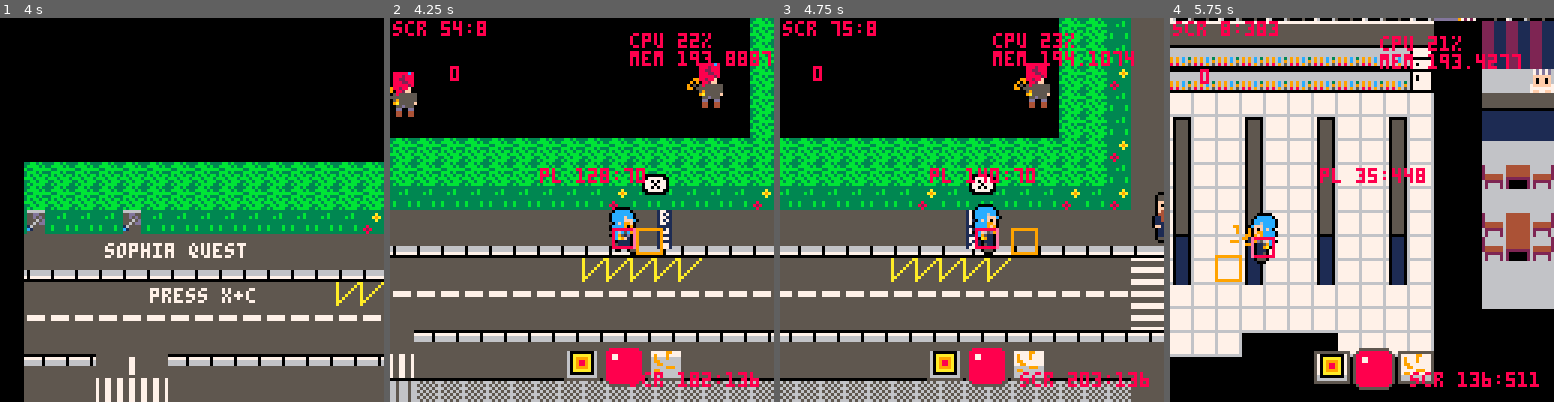
Above: before the commit, frames 1-4 (left to right).
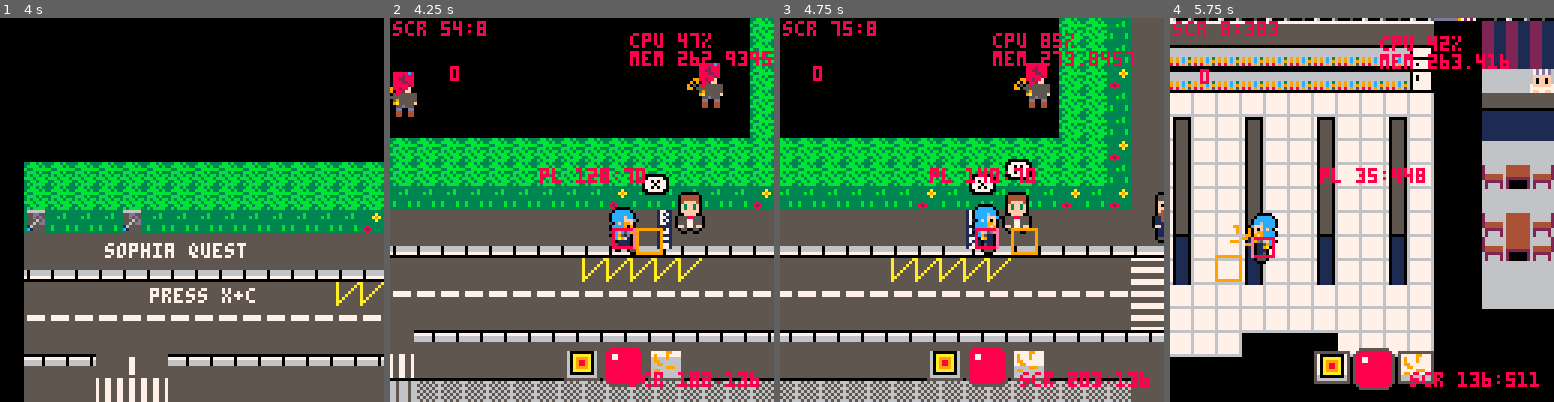
Above: after the commit, the same moments.

Repository: JasonHaenlin/pico-8-sophiaquest
Game: PICO-8 cartridge sophiaquest.p8
Two runs of this game, one before a commit and one after it. Both use one fixed random seed, a clock stepped at 60 frames per second and the inputs below.
Inputs:
- Up to frame 1 (4 s): tap X (X key) at 0.33, 1.07, 1.85, 2.97 s; tap O (Z key) at 0.7, 1.7, 2.1, 2.5, 2.9, 3.3, 3.7 s; hold Right 1.6-2.1 s; hold Up 2.15-2.42 s; hold Right 2.47-3.03 s; hold Left 3.08-3.58 s; hold Down 3.63-3.97 s
- Up to frame 2 (4.25 s): hold Right from 4.02 s (still down); tap X (X key) at 4.08 s; tap O (Z key) at 4.1 s
- Up to frame 3 (4.75 s): tap O (Z key) at 4.5 s; release Right at 4.68 s; hold Up from 4.73 s (still down)
- Up to frame 4 (5.75 s): tap O (Z key) at 4.9, 5.3, 5.7 s; release Up at 5.03 s; hold Left 5.08-5.68 s; tap X (X key) at 5.2 s; hold Down from 5.73 s (still down)

Frame 1 is identical in both runs. In frame 2, 0.8% of the frame differs, in the area x 74-100%, y 3-57%; in frame 3, 1.1%, in the area x 57-92%, y 4-57%; in frame 4, 0.3%.

Commit message:
all dialogues but character and positions are not good for now

Diff:
--- a/sophiaquest.p8
+++ b/sophiaquest.p8
@@ -317,6 +317,155 @@
    newdialog("hey5 ❎",trigger(200, trig_time)),
    newdialog("hey6 ❎",trigger(200, trig_time)),
   })
+
+  local npc_busstop_man_biot = {}
+  npc_busstop_man_biot = make_npc(150,66,140)
+  npc_busstop_man_biot:create_dialogs({
+    newdialog("que… quoi ? ❎",trigger(200, trig_time)),
+    newdialog("vous arrivez a sophia sans aucune competence ?! ❎",trigger(200, trig_time)),
+    newdialog("vous devez avoir beaucoup de courage… ❎",trigger(200, trig_time)),
+    newdialog("ou de betise… ❎",trigger(200, trig_time)),
+    newdialog("pour survivre ici, il va vous falloir vous faire une place parmi les entreprises. ❎",trigger(200, trig_time)),
+    newdialog("et elles sont implacables. ❎",trigger(200, trig_time)),
+    newdialog("le coin grouille de recruteurs qui sont prets à vous faire passer des entretiens en pleine rue. ❎",trigger(200, trig_time)),
+    newdialog("sans competences, vous ne tiendrez pas 2h ici. ❎",trigger(200, trig_time)),
+    newdialog("je vous conseille de vous diriger vers l/'ecole qui est juste de l/'autre cote de cette route. ❎",trigger(200, trig_time)),
+    newdialog("sophiatech je crois que ca s/'appelle. ❎",trigger(200, trig_time)),
+    newdialog("la-bas, vous devriez en apprendre assez pour survivre ici assez longtemps. ❎",trigger(200, trig_time)),
+    newdialog("le directeur de l/'ecole se trouve juste apres l/'entree. ❎",trigger(200, trig_time)),
+    newdialog("ah ! et ne pensez meme pas aller vers l/'est si vous n/'etes pas prete. ❎",trigger(200, trig_time)),
+    newdialog("il y a des recruteurs sans vergogne qui rodent dans ces environs. ❎",trigger(200, trig_time)),
+   })
+
+   local npc_recruiter1_biot = {}
+   npc_recruiter1_biot = make_npc(150,66,140)
+   npc_recruiter1_biot:create_dialogs({
+    newdialog("eh la jeune fille ! ❎",trigger(200, trig_time)),
+    newdialog("ou pensez-vous aller comme ca ? ❎",trigger(200, trig_time)),
+    newdialog("quel est votre domaine de competence ? ❎",trigger(200, trig_time)),
+   })
+
+   local npc_recruiter2_biot = {}
+   npc_recruiter2_biot = make_npc(150,66,140)
+   npc_recruiter2_biot:create_dialogs({
+    newdialog("tiens tiens, qu/'est-ce qu/'on a la ? ❎",trigger(200, trig_time)),
+    newdialog("vous etes sans emploi ? ❎",trigger(200, trig_time)),
+    newdialog("lVous savez quoi ?aissez-moi regarder votre CV ! ❎",trigger(200, trig_time)),
+   })
+
+   local npc_student_capgemo_biot = {}
+   npc_student_capgemo_biot = make_npc(150,66,140)
+   npc_student_capgemo_biot:create_dialogs({
+    newdialog("hmm… ❎",trigger(200, trig_time)),
+    newdialog("tu vas passer un entretien a Capgemo ? ❎",trigger(200, trig_time)),
+    newdialog("tu n/'as pas l/'air si douee que ça. ❎",trigger(200, trig_time)),
+    newdialog("laisse-moi t/'evaluer rapidement. ❎",trigger(200, trig_time)),
+   })
+
+   local npc_daminaca_sophiatech_biot = {}
+   npc_daminaca_sophiatech_biot = make_npc(150,66,140)
+   npc_daminaca_sophiatech_biot:create_dialogs({
+    newdialog("hmm, une nouvelle tete ? ❎",trigger(200, trig_time)),
+    newdialog("je ne vous avais jamais vu jeune fille.❎",trigger(200, trig_time)),
+    newdialog("et pourtant je connais tous mes etudiants ! ❎",trigger(200, trig_time)),
+    newdialog("vous ne faites pas partie de cette ecole n/'est-ce pas ? ❎",trigger(200, trig_time)),
+    newdialog("c/'est bien ce que je me disais. ❎",trigger(200, trig_time)),
+    newdialog("que venez-vous faire ici ? ❎",trigger(200, trig_time)),
+    newdialog("en temps normal ma prestigieuse ecole n/'accepte personne sans inscription prealable. ❎",trigger(200, trig_time)),
+    newdialog("mais je percois chez vous une certaine flamme. ❎",trigger(200, trig_time)),
+    newdialog("vous savez quoi ? ❎",trigger(200, trig_time)),
+    newdialog("je vais vous laisser une chance. ❎",trigger(200, trig_time)),
+    newdialog("bienvenue a sophiatech ! ❎",trigger(200, trig_time)),
+    newdialog("laissez-moi vous expliquer le fonctionnement de cette ecole. ❎",trigger(200, trig_time)),
+    newdialog("mais avant tout, voici le materiel dont vous aurez besoin pour votre parcours ❎",trigger(200, trig_time)),
+    newdialog("tenez ! ❎",trigger(200, trig_time)),
+    newdialog("votre materiel est extremement precieux. ❎",trigger(200, trig_time)),
+    newdialog("sans materiel vous ne pourrez jamais terminer vos etudes et realiser votre reve à sophia. ❎",trigger(200, trig_time)),
+    newdialog("votre materiel constitue l’outil principal de votre connaissance. ❎",trigger(200, trig_time)),
+    newdialog("utilisez-le pour demontrer vos connaissances aux etudiants et aux professeurs qui veulent vous tester. ❎",trigger(200, trig_time)),
+    newdialog("et il y en a beaucoup sur le campus et sur les routes. ❎",trigger(200, trig_time)),
+    newdialog("votre objectif est simple : obtenir votre diplome pour etre recrutee dans l/'entreprise de vos reves. ❎",trigger(200, trig_time)),
+    newdialog("pour se faire vous devez effectuer trois stages differents qui permettront d’ameliorer vos competences et votre materiel. ❎",trigger(200, trig_time)),
+    newdialog("l/'ordre que je vous conseil pour les stages est le suivant : d/'abord capgemo qui se trouve a biot, puis leonardo energie a antibes et enfin thelas à valbonne. ❎",trigger(200, trig_time)),
+    newdialog("vous devrez aller parler aux recruteurs de chacune de ces entreprises et passer leurs epreuves afin d/'etre recrutee. ❎",trigger(200, trig_time)),
+    newdialog("dans le campus, des etudiants et professeurs viendront vous aborder pour vous aider a prendre de l’experience et tester vos connaissances. ❎",trigger(200, trig_time)),
+    newdialog("en cas de doute, durant votre parcours n/'hesitez pas a revenir me voir et je vous repeterai tout cela. ❎",trigger(200, trig_time)),
+    newdialog(" ❎",trigger(200, trig_time)),
+   })
+
+   local npc_student1_biot = {}
+   npc_student1_biot = make_npc(150,66,140)
+   npc_student1_biot:create_dialogs({
+    newdialog("ma specialite c/'est genie de l/'eau ! et toi ?! ❎",trigger(200, trig_time)),
+   })
+
+   local npc_student2_biot = {}
+   npc_student2_biot = make_npc(150,66,140)
+   npc_student2_biot:create_dialogs({
+    newdialog("il parait que le restaurant universitaire se trouve a l/'ouest d/'ici… ❎",trigger(200, trig_time)),
+    newdialog("va y faire un tour, la nourriture va te requinquer. ❎",trigger(200, trig_time)),
+   })
+
+   local npc_home_woman_biot = {}
+   npc_polytech_east_woman_biot = make_npc(150,66,140)
+   npc_polytech_east_woman_biot:create_dialogs({
+    newdialog("bienvenue a sophiatech ! antre de connaissance et porte vers l/'avenir. ❎",trigger(200, trig_time)),
+    newdialog("si vous voulez accroitre votre savoir, parlez aux etudiants et aux professeurs. ❎",trigger(200, trig_time)),
+   })
+
+   local npc_student_valbonne = {}
+   npc_student_valbonne = make_npc(150,66,140)
+   npc_student_valbonne:create_dialogs({
+    newdialog("j/'ai entendu dire que le drh de cet entreprise… thelas. ❎",trigger(200, trig_time)),
+    newdialog("il est assez rude avec ses recrues. ❎",trigger(200, trig_time)),
+    newdialog("sois bien prete avant d/'y entrer. ❎",trigger(200, trig_time)),
+    newdialog("je te conseille d/'avoir effectue deux stages auparavant. thelas ❎",trigger(200, trig_time)),
+   })
+
+   local npc_thelas_drh_valbonne = {}
+   npc_thelas_drh_valbonne = make_npc(150,66,140)
+   npc_thelas_drh_valbonne:create_dialogs({
+    newdialog("zzzzz… zzzzz… zz… hein ? quoi ? quelqu/'un ! ❎",trigger(200, trig_time)),
+    newdialog("ici ? mais ca fait des mois que personne ne s/'est presente ici pour un stage ! ❎",trigger(200, trig_time)),
+    newdialog("personne n/'en a encore ete digne ! mais… ❎",trigger(200, trig_time)),
+    newdialog("attendez, oui c/'est bien vous ! J/'ai entendu parler de vous. ❎",trigger(200, trig_time)),
+    newdialog("vous avez ete acceptee à capgemo ET leonardo energie ! ❎",trigger(200, trig_time)),
+    newdialog("c/'est un parcours impressionnant. ❎",trigger(200, trig_time)),
+    newdialog("mais thelas n/'accepte que l/'lite vous le savez ! ❎",trigger(200, trig_time)),
+    newdialog("parlez-moi de ce dont vous etes capable. presentez-vous ! ❎",trigger(200, trig_time)),
+   })
+
+   local npc_carouffe_woman_antibes = {}
+   npc_carouffe_woman_antibes = make_npc(150,66,140)
+   npc_carouffe_woman_antibes:create_dialogs({
+    newdialog("bonjour madame ! bienvenue a carouffe. ❎",trigger(200, trig_time)),
+    newdialog("vous trouverez ici toute sorte d/'objets et d/'aliments qui permettront de vous garder en bonne sante. ❎",trigger(200, trig_time)),
+   })
+
+
+   local npc_drh_leonardo_antibes = {}
+   npc_drh_leonardo_antibes = make_npc(150,66,140)
+   npc_drh_leonardo_antibes:create_dialogs({
+    newdialog("hola ! qu/'est-ce qu/'on a la ? ❎",trigger(200, trig_time)),
+    newdialog("vous cherchez un stage hein ? ❎",trigger(200, trig_time)),
+    newdialog("et qu/'est ce qui vous fait dire que vous sortez de la masse d/'etudiants qui postulent chez nous ? ❎",trigger(200, trig_time)),
+    newdialog(" j/'espere que vous avez prepare cet entretien ! je n/'aime pas du tout perdre mon temps… ❎",trigger(200, trig_time)),
+   })
+
+
+   local npc_daminaca_bestcorp = {}
+   npc_daminaca_bestcorp = make_npc(150,66,140)
+   npc_daminaca_bestcorp:create_dialogs({
+    newdialog("vous l/'avez fait ! vous avez reussi a valider vos trois experiences professionnelles ! ❎",trigger(200, trig_time)),
+    newdialog("je suis tres fier de vous. ❎",trigger(200, trig_time)),
+    newdialog("votre parcours est exceptionnel. Voici votre diplome et FELICITATION ! ❎",trigger(200, trig_time)),
+    newdialog("maintenant il ne vous reste plus qu/'a trouver le metier de vos reves et… quoi ? ❎",trigger(200, trig_time)),
+    newdialog("vous voulez etre directrice de sophiatech ? ❎",trigger(200, trig_time)),
+    newdialog("hmm… vous etes donc venus a sophia dans le seul but de me remplacer dans ma fonction… ❎",trigger(200, trig_time)),
+    newdialog("je vois. Votre plan est temeraire. Eh bien pour cela, ❎",trigger(200, trig_time)),
+    newdialog("vous allez devoir surpasser mes connaissances ! montrez-moi ce que vous savez faire ! ❎",trigger(200, trig_time)),
+   })
+
 end
 
 function make_all_tp()
